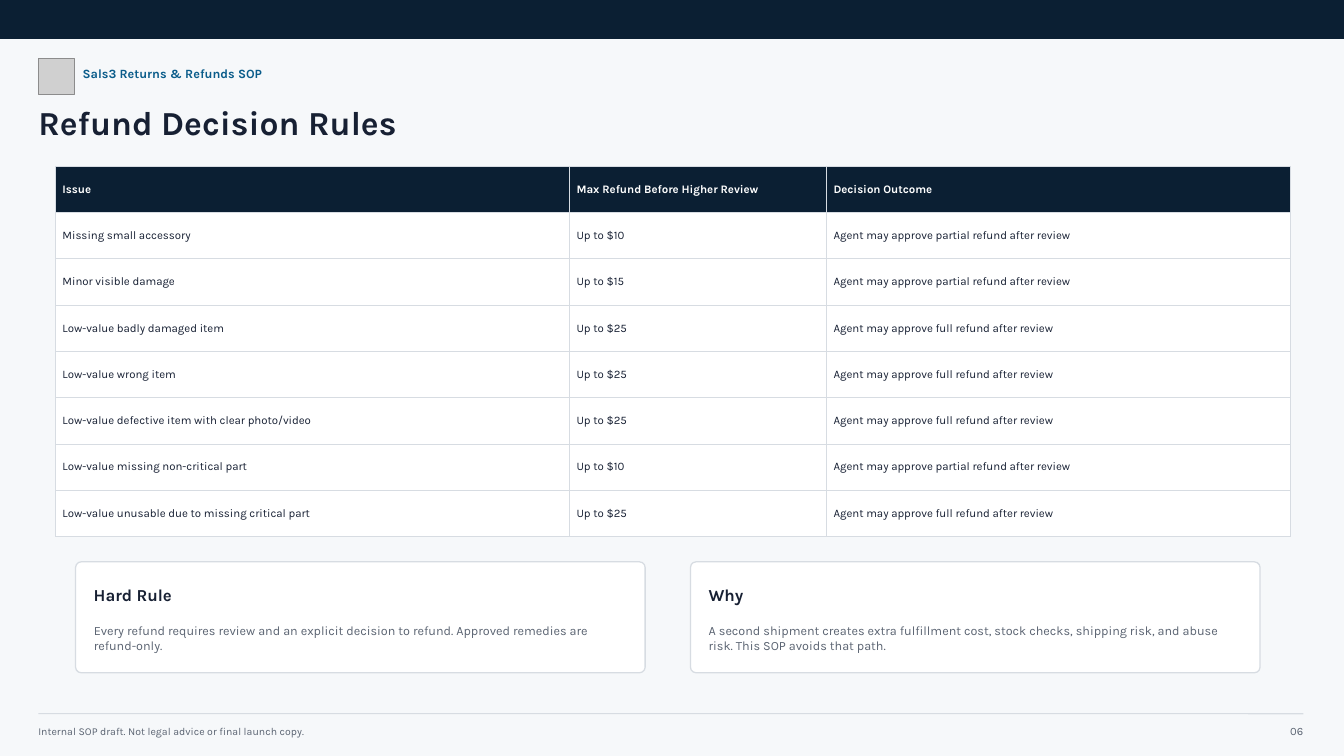
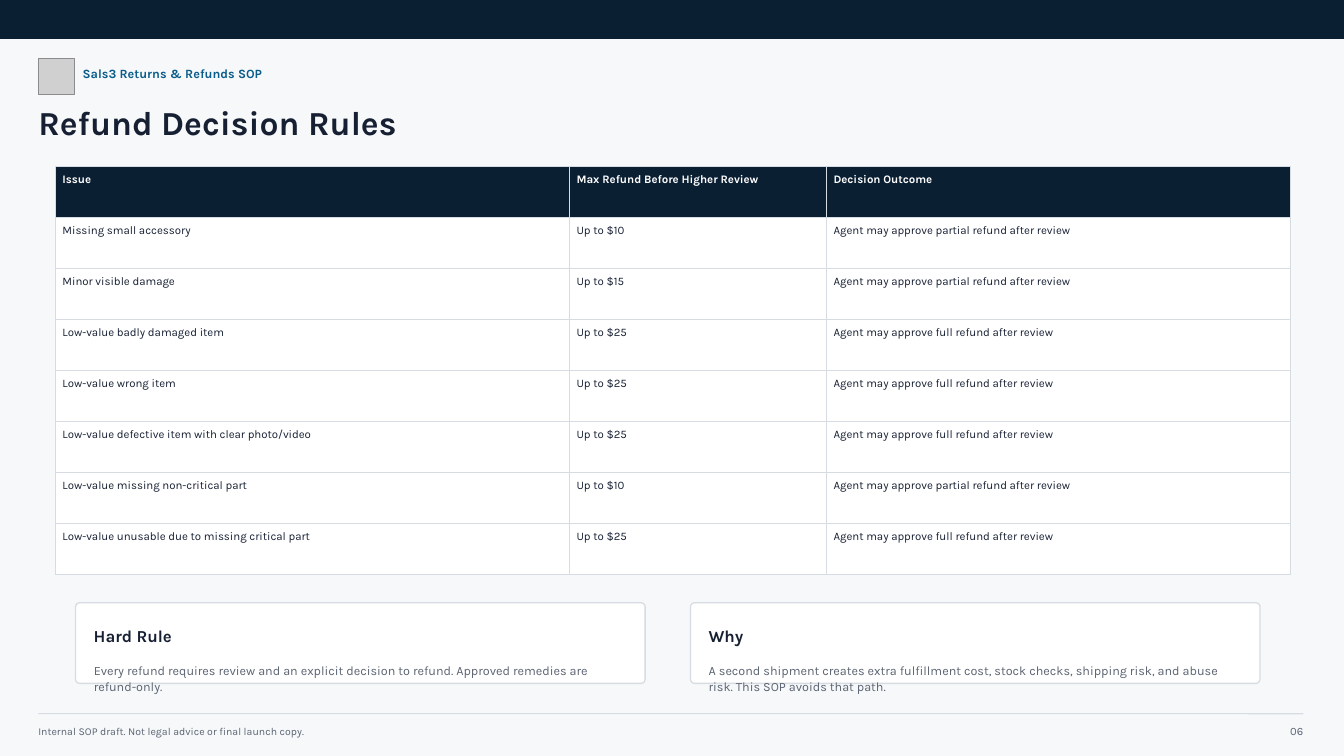
Before and after one commit to Sals3-Official/sals3-ecommerce, a slide deck: slide 7 of docs/Raw/sals3_item_problem_return_refund_sop_2026-08-31.pptx. Drawn at 1344x756 pixels with LibreOffice and Linux fonts; fonts in the diff are those of the drawing; grey boxes stand for pictures. Boxes give left, top, right and bottom in pixels: in the first picture for what was removed or moved away, otherwise in the second. Text is boxed around its words. In the diff, an @@ line names an element or a change of style, - is before the commit and + after.

```diff
--- a/docs/Raw/sals3_item_problem_return_refund_sop_2026-08-31.pptx
+++ b/docs/Raw/sals3_item_problem_return_refund_sop_2026-08-31.pptx
@@ table: place and size @@
-table at box(55, 166, 1291, 536)
+table at box(55, 166, 1291, 575)
@@ rounded rectangle: place and size @@
-rounded rectangle at box(76, 562, 645, 673)
+rounded rectangle at box(76, 603, 645, 684)
@@ text "Hard Rule": place and size @@
-text "Hard Rule" at box(94, 589, 172, 602)
+text "Hard Rule" at box(94, 630, 172, 643)
@@ rounded rectangle: place and size @@
-rounded rectangle at box(691, 562, 1260, 673)
+rounded rectangle at box(691, 603, 1260, 684)
@@ text "Why": place and size @@
-text "Why" at box(709, 589, 744, 605)
+text "Why" at box(709, 630, 744, 646)
@@ text "Every refund requires review and ...": place and size @@
-text "Every refund requires review and ..." at box(94, 626, 588, 653)
+text "Every refund requires review and ..." at box(94, 666, 588, 694)
@@ text "A second shipment creates extra ...": place and size @@
-text "A second shipment creates extra ..." at box(709, 626, 1218, 653)
+text "A second shipment creates extra ..." at box(709, 666, 1218, 694)
```
Also in this commit, not shown: 1 other slide changed, 4 other files.
